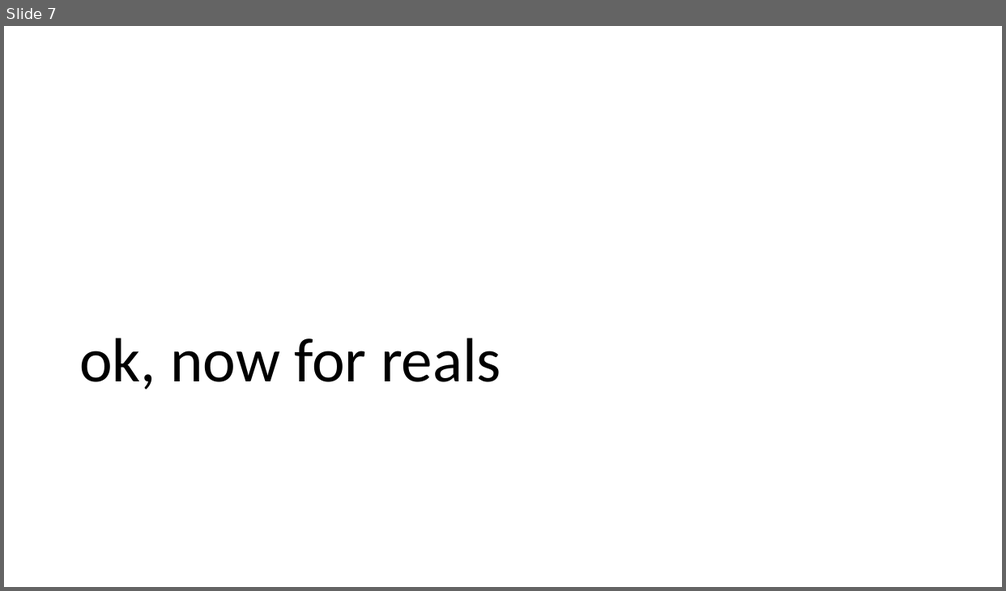
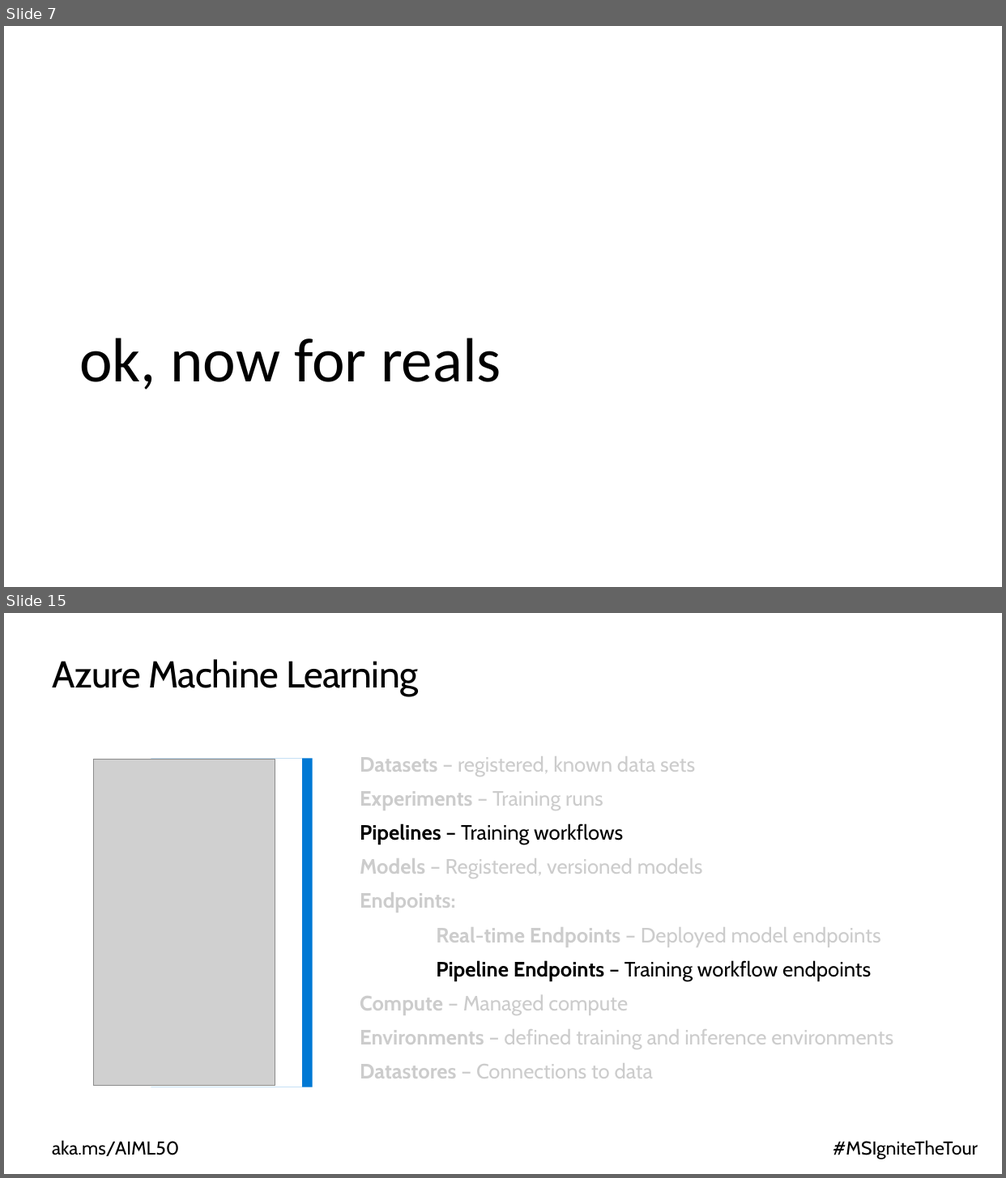
Before and after one commit to cloudscaleml/workshop, a slide deck: powerpoint/MLOps.pptx. Shown one above the other, each under a label of ours: slide 7 before the commit, slides 7 and 15 after it; the slides between them are not shown. The pictures are 1006x591 and 1006x1178 pixels, drawn with LibreOffice and Linux fonts; fonts in the diff are those of the drawing; grey boxes stand for pictures; background and template pictures are left out. Boxes give left, top, right and bottom in pixels: in the first picture for what was removed or moved away, otherwise in the second. Text is boxed around its words. In the diff, an @@ line names an element or a change of style, - is before the commit and + after.

```diff
--- a/powerpoint/MLOps.pptx
+++ b/powerpoint/MLOps.pptx
@@ slide 15 added at (4, 613, 1002, 1174), background #FFFFFF @@
@@ title added at (52, 659, 418, 696), 36 pt, text #000000 @@
+Azure Machine Learning
@@ rectangle added at (329, 734, 886, 815), fill #FFFFFF at 80% opacity @@
@@ rectangle added at (4, 758, 302, 1088), fill #FFFFFF @@
@@ rectangle added at (151, 758, 313, 1088), fill #0078D4 @@
@@ text added at (360, 756, 893, 1079), 20 pt, text #000000 @@
+Datasets – registered, known data sets
+Experiments – Training runs
+Pipelines – Training workflows
+Models – Registered, versioned models
+Endpoints:
+Real-time Endpoints – Deployed model endpoints
+Pipeline Endpoints – Training workflow endpoints
+Compute – Managed compute
+Environments – defined training and inference environments
+Datastores – Connections to data
@@ picture added at (93, 760, 275, 1086) @@
@@ rectangle added at (337, 856, 894, 956), fill #FFFFFF at 80% opacity @@
@@ rectangle added at (337, 995, 931, 1087), fill #FFFFFF at 80% opacity @@
@@ text added at (52, 1140, 179, 1157), 18 pt, text #000000 @@
+aka.ms/AIML50
@@ text added at (833, 1140, 978, 1160), 18 pt, text #000000 @@
+#MSIgniteTheTour
```
Also in this commit, not shown: 1 slide changed, 34 other slides added, 15 slides removed.
